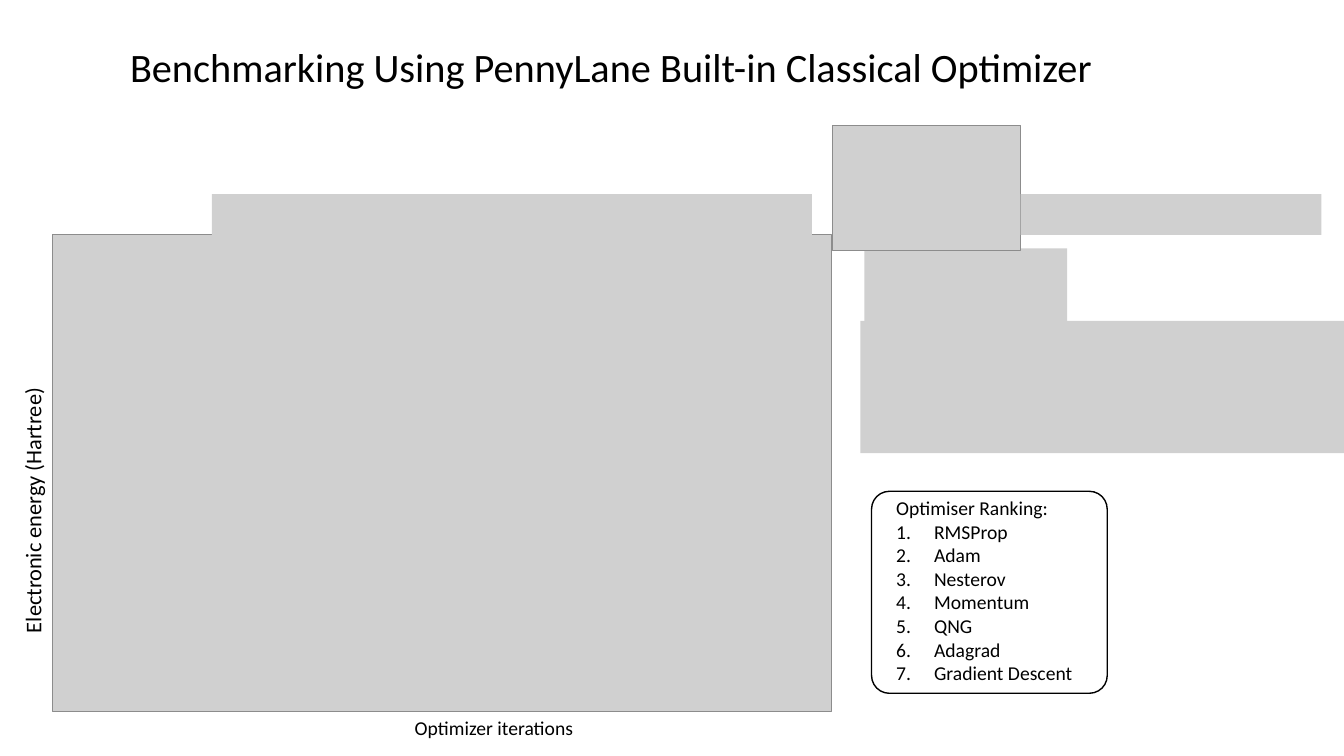
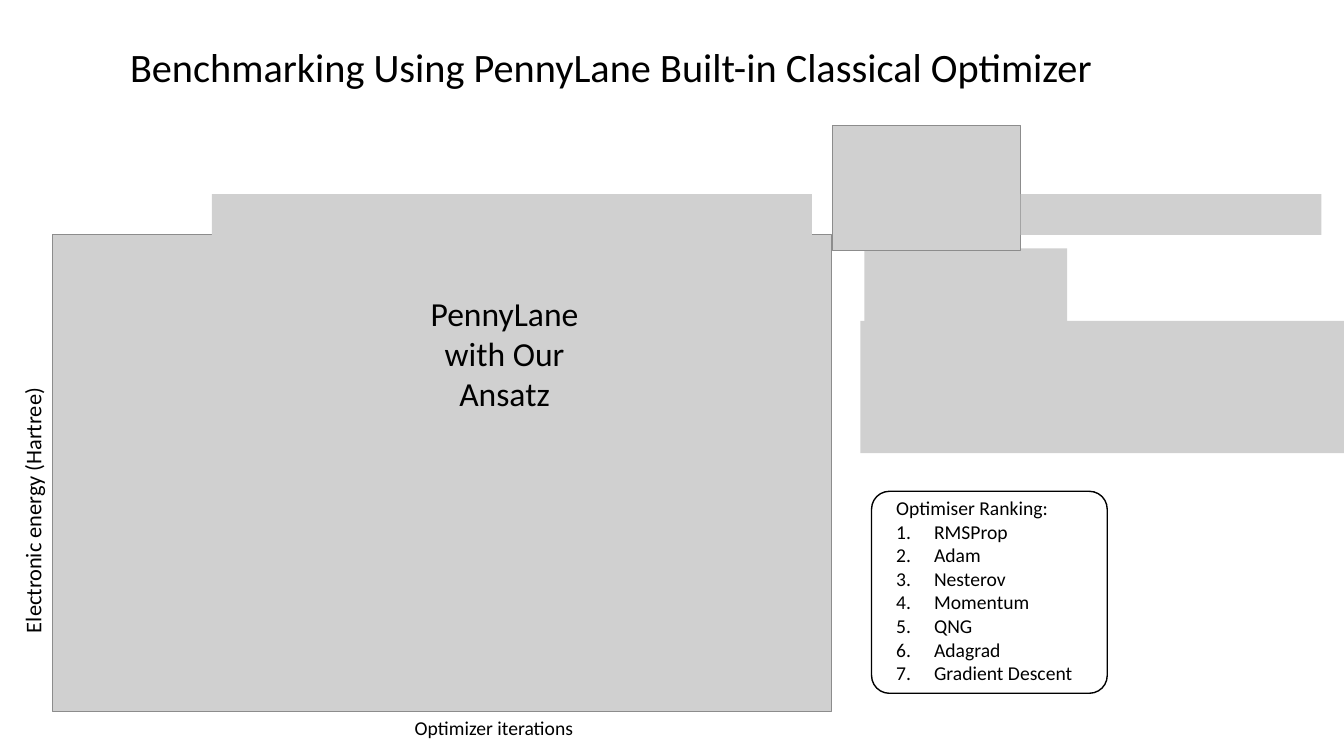
Before and after one commit to cheechonghian/Qanything_Chem_Project_Final, a slide deck: slide 5 of Qanything Results Presentation.pptx. Drawn at 1344x756 pixels with LibreOffice and Linux fonts; fonts in the diff are those of the drawing; grey boxes stand for pictures. Boxes give left, top, right and bottom in pixels: in the first picture for what was removed or moved away, otherwise in the second. Text is boxed around its words. In the diff, an @@ line names an element or a change of style, - is before the commit and + after.

```diff
--- a/Qanything Results Presentation.pptx
+++ b/Qanything Results Presentation.pptx
@@ text added at bbox=[431, 304, 579, 407], 24 pt, text #000000 @@
+PennyLane with Our Ansatz
```
Also in this commit, not shown: 8 other slides changed, 3 slides added, 2 slides removed, 1 other file.
